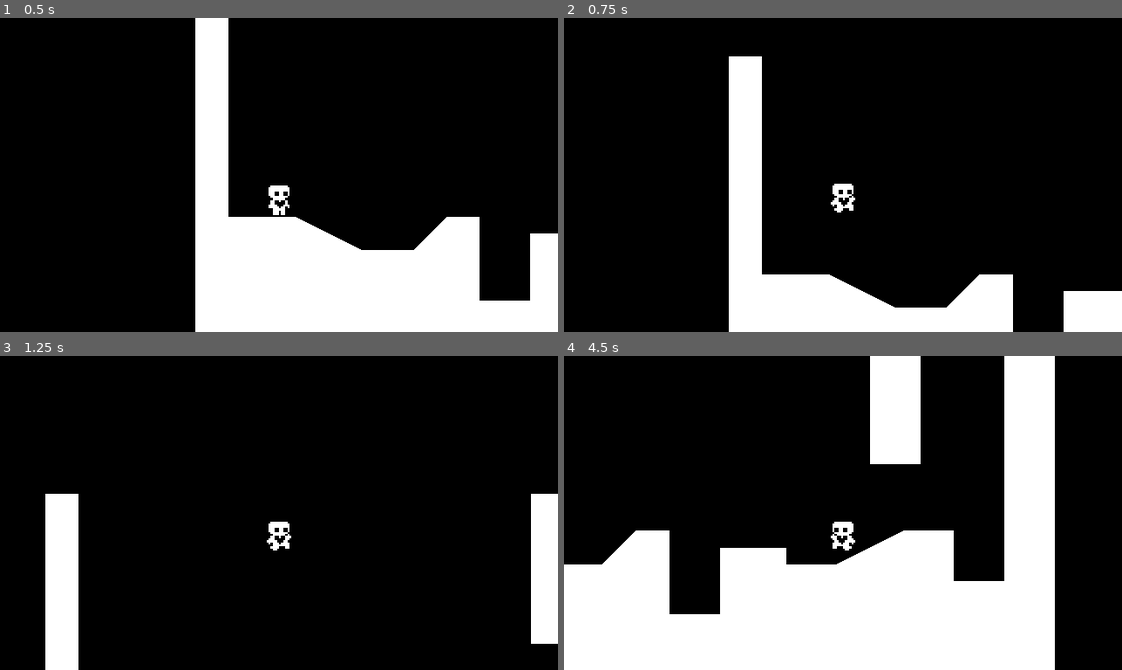
Above: before the commit, frames 1-4 (two rows, left to right).
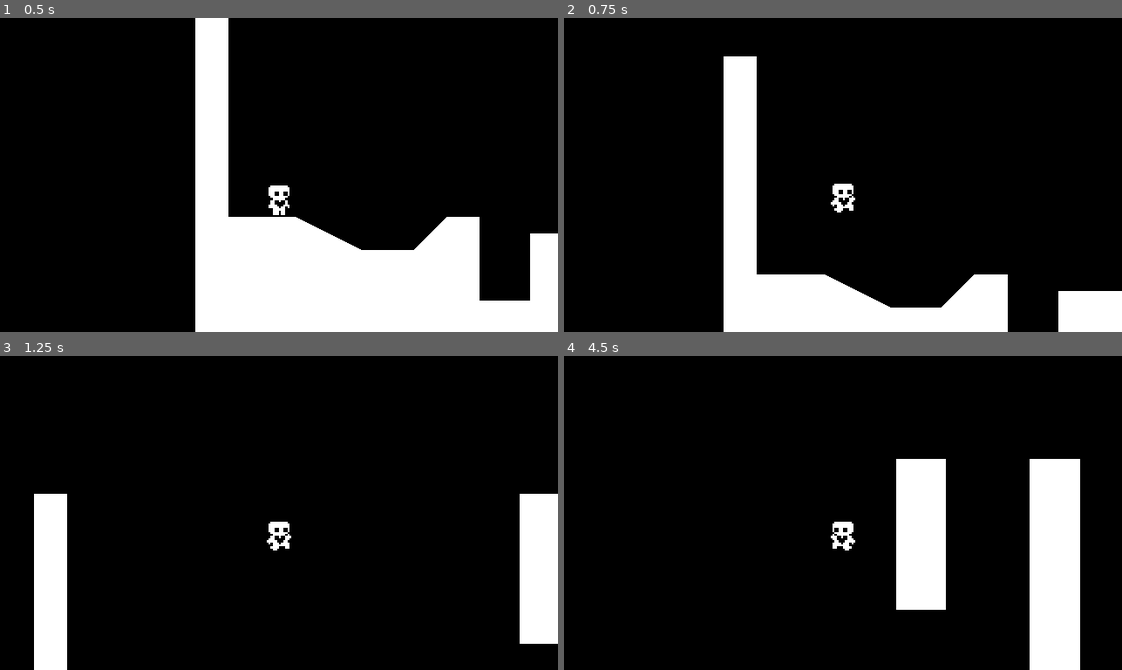
Above: after the commit, the same moments.

Repository: dazheng6/Heart-Platformer
Game: Godot game, scene res://Scenes/world.tscn
Two runs of this game, one before a commit and one after it. Both use one fixed random seed, a clock stepped at 60 frames per second and the inputs below.
Inputs:
- Up to frame 1 (0.5 s): no input
- Up to frame 2 (0.75 s): tap Enter at 0.5 s; hold Right (ui_right) from 0.53 s (still down); tap Up (ui_up) at 0.6 s
- Up to frame 3 (1.25 s): keep holding Right (ui_right); tap Up (ui_up) at 0.77, 1.07 s
- Up to frame 4 (4.5 s): tap Up (ui_up) at 1.35, 1.52, 1.82, 2.1, 2.85, 3.02, 3.32, 3.6, 3.77, 4.07, 4.35 s; release Right (ui_right) at 2.03 s; hold Left (ui_left) 2.03-2.78 s; hold Right (ui_right) 2.78-4.28 s; hold Left (ui_left) from 4.28 s (still down)

Frame 1 is identical in both runs. In frame 2, 1.9% of the frame differs, in the area x 28-90%, y 12-100%; in frame 3, 3.2%; in frame 4, 40%, in the area x 0-93%, y 0-100%.

Commit message:
progress check 4 completed

Diff:
--- a/FasterMovementData.tres
+++ b/FasterMovementData.tres
@@ -9,5 +9,5 @@
 friction = 1000.0
 jump_velocity = -350.0
 gravity_scale = 0.7
-air_resistnace = 100.0
+air_resistnace = 500.0
 ait_acceleration = 200.0
--- a/Scripts/player.gd
+++ b/Scripts/player.gd
@@ -3,6 +3,7 @@
 @export var movement_data : PlayerMovementData
 
 var air_jump = false
+var just_wall_jumped = false
 var gravity = ProjectSettings.get_setting("physics/2d/default_gravity")
 
 @onready var animated_sprite_2d = $AnimatedSprite2D
@@ -10,8 +11,8 @@
 
 func _physics_process(delta):
 	apply_gravity(delta)
+	handle_wall_jump()
 	handle_jump()
-	handle_wall_jump()
 	var input_axis = Input.get_axis("ui_left", "ui_right")
 	handle_acceleration(input_axis, delta)
 	handle_air_acceleration(input_axis, delta)
@@ -23,21 +24,19 @@
 	var just_left_ledge = was_on_floor and not is_on_floor() and velocity.y  >= 0
 	if just_left_ledge:
 		coyote_jump_timer.start()
-
+	just_wall_jumped = false
 
 func apply_gravity(delta):
 	if not is_on_floor():
 		velocity.y += gravity * movement_data.gravity_scale * delta
 
 func handle_wall_jump():
-	if not is_on_wall(): return
+	if not is_on_wall_only(): return
 	var wall_normal = get_wall_normal()
-	if Input.is_action_just_pressed("ui_up") and wall_normal == Vector2.LEFT:
-		velocity.x = wall_normal.x * movement_data.speed * .4
+	if Input.is_action_just_pressed("ui_up"):
+		velocity.x = wall_normal.x * movement_data.speed * 1.5
 		velocity.y = movement_data.jump_velocity * .6
-	if Input.is_action_just_pressed("ui_up") and wall_normal == Vector2.RIGHT:
-		velocity.x = wall_normal.x * movement_data.speed * .4
-		velocity.y = movement_data.jump_velocity * .6
+		just_wall_jumped = true
 
 func handle_jump():
 	if is_on_floor(): air_jump = true
@@ -47,9 +46,9 @@
 			velocity.y = movement_data.jump_velocity * .7
 	if not is_on_floor():
 		if Input.is_action_just_pressed("ui_up") and velocity.y < movement_data.jump_velocity / 2:
-			velocity.y = movement_data.jump_velocity * .8
+			velocity.y = movement_data.jump_velocity * .6
 
-		if Input.is_action_just_pressed("ui_up") and air_jump:
+		if Input.is_action_just_pressed("ui_up") and air_jump and not just_wall_jumped:
 			velocity.y = movement_data.jump_velocity * .7
 			air_jump = false
 
